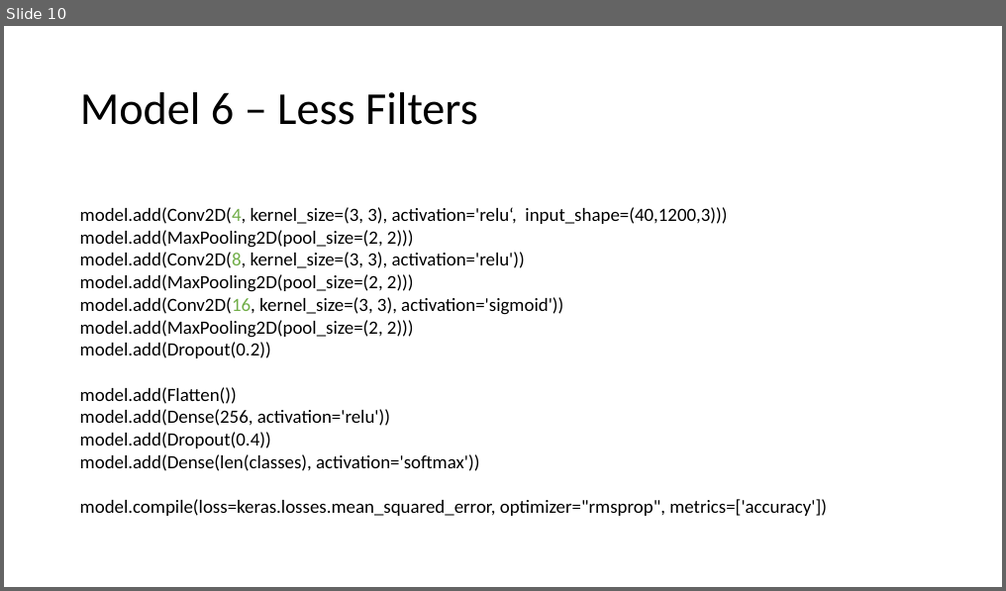
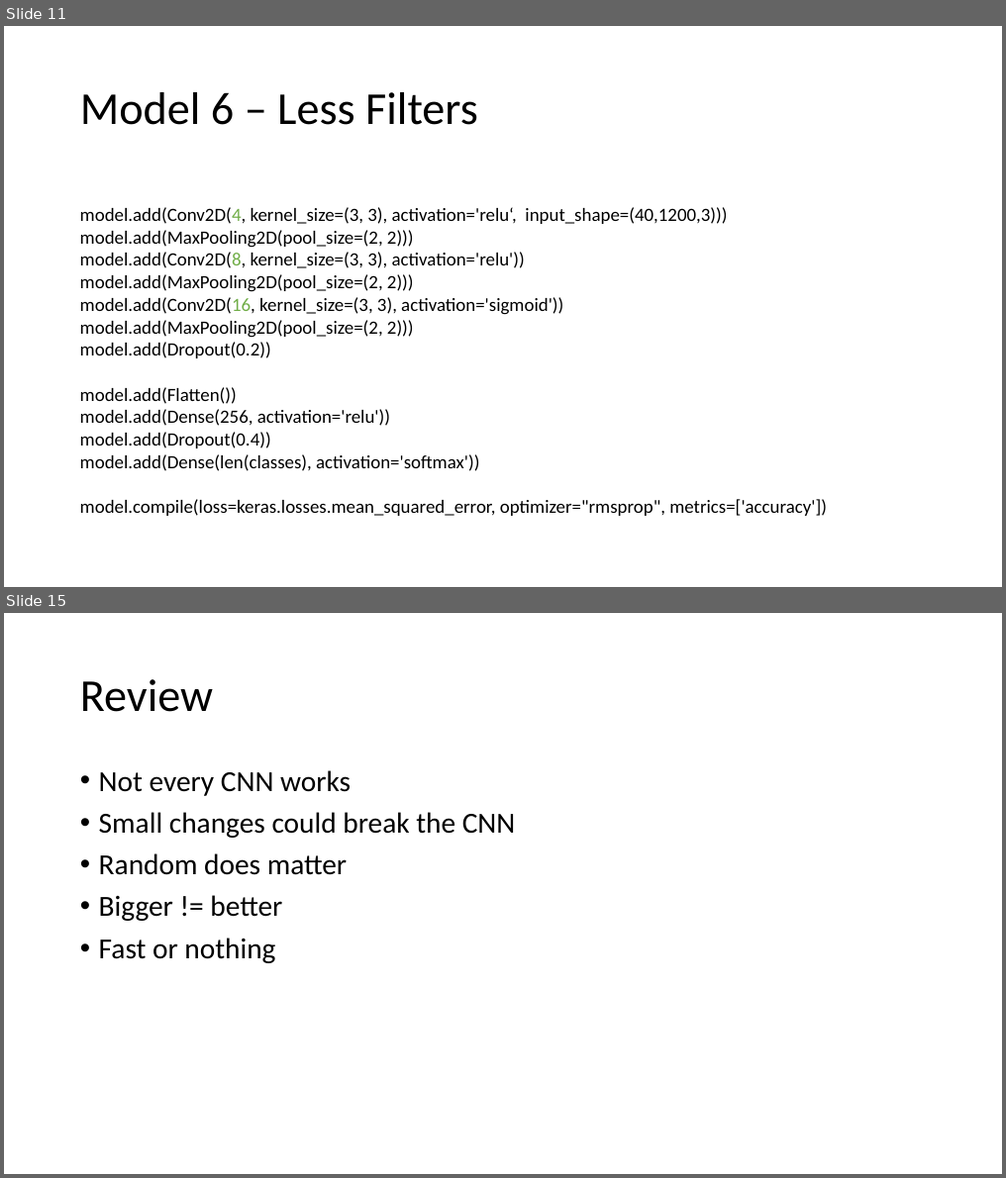
Before and after one commit to alex-ta/Fontinator, a slide deck: NeuronalNet/Alex/Schriftartenerkennung mit CNN.pptx. Shown one above the other, each under a label of ours: slide 10 before the commit, slides 11 and 15 after it; the slides between them are not shown. The pictures are 1006x591 and 1006x1178 pixels, drawn with LibreOffice and Linux fonts; fonts in the diff are those of the drawing. Boxes give left, top, right and bottom in pixels: in the first picture for what was removed or moved away, otherwise in the second. Text is boxed around its words. In the diff, an @@ line names an element or a change of style, - is before the commit and + after.

```diff
--- a/NeuronalNet/Alex/Schriftartenerkennung mit CNN.pptx
+++ b/NeuronalNet/Alex/Schriftartenerkennung mit CNN.pptx
@@ slide 15 added at (x1=4, y1=613, x2=1002, y2=1174), background #FFFFFF @@
@@ title added at (x1=80, y1=679, x2=213, y2=712), 44 pt, text #000000 @@
+Review
@@ text added at (x1=99, y1=770, x2=516, y2=963), 28 pt, text #000000 @@
+• Not every CNN works
+• Small changes could break the CNN
+• Random does matter
+• Bigger != better
+• Fast or nothing
@@ what was slide 10 is now slide 11 @@
```
Also in this commit, not shown: 6 slides changed, 2 other slides added, 2 slides removed, 1 other file.
